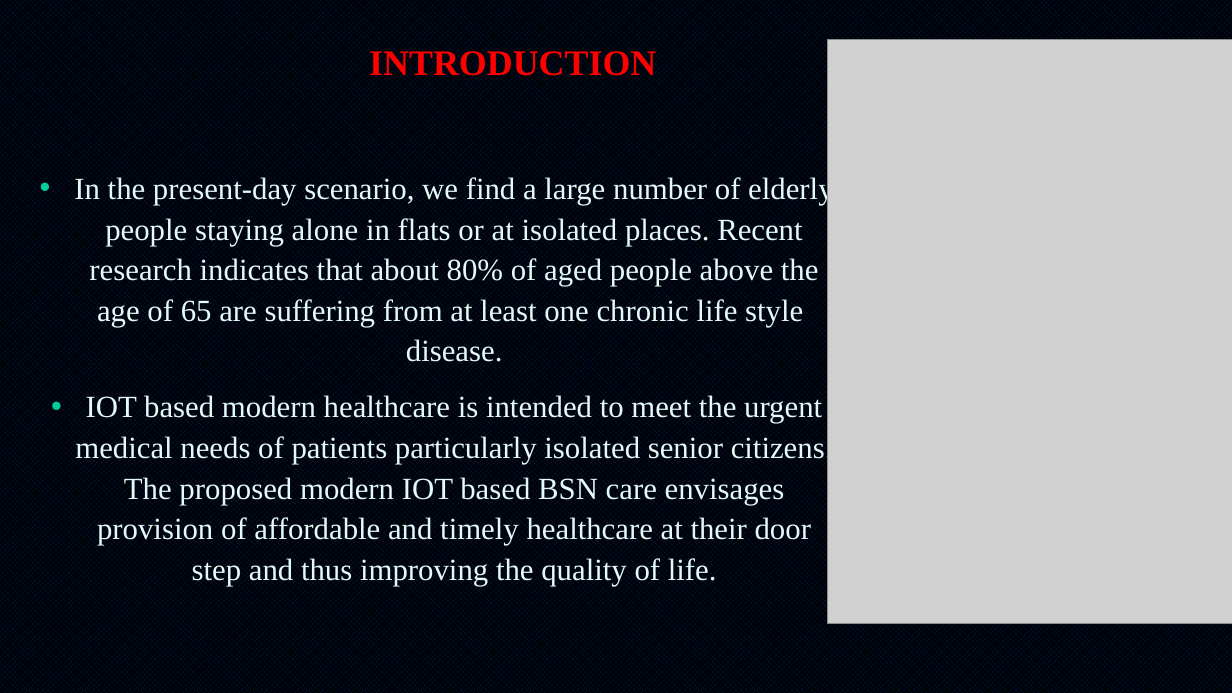
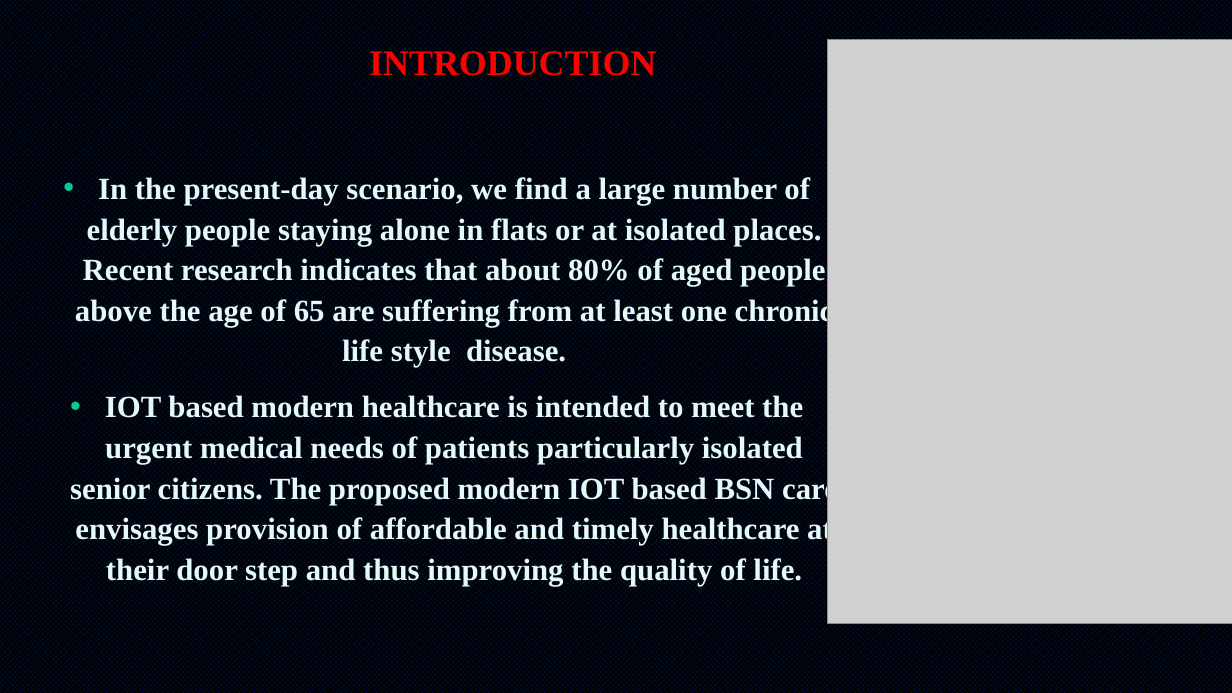
Before and after one commit to Lekshmisr95/body-sensor-network, a slide deck: slide 4 of Presentation Cover Option 1.pptx. Drawn at 1232x693 pixels with LibreOffice and Linux fonts; fonts in the diff are those of the drawing; grey boxes stand for pictures. Boxes give left, top, right and bottom in pixels: in the first picture for what was removed or moved away, otherwise in the second. Text is boxed around its words. In the diff, an @@ line names an element or a change of style, - is before the commit and + after.

```diff
--- a/Presentation Cover Option 1.pptx
+++ b/Presentation Cover Option 1.pptx
@@ subtitle "In the present-day scenario, we ..." at (x1=70, y1=175, x2=838, y2=586): bold on @@
```
Also in this commit, not shown: 8 other slides changed, 1 slide added, 1 slide removed, 1 other file.
